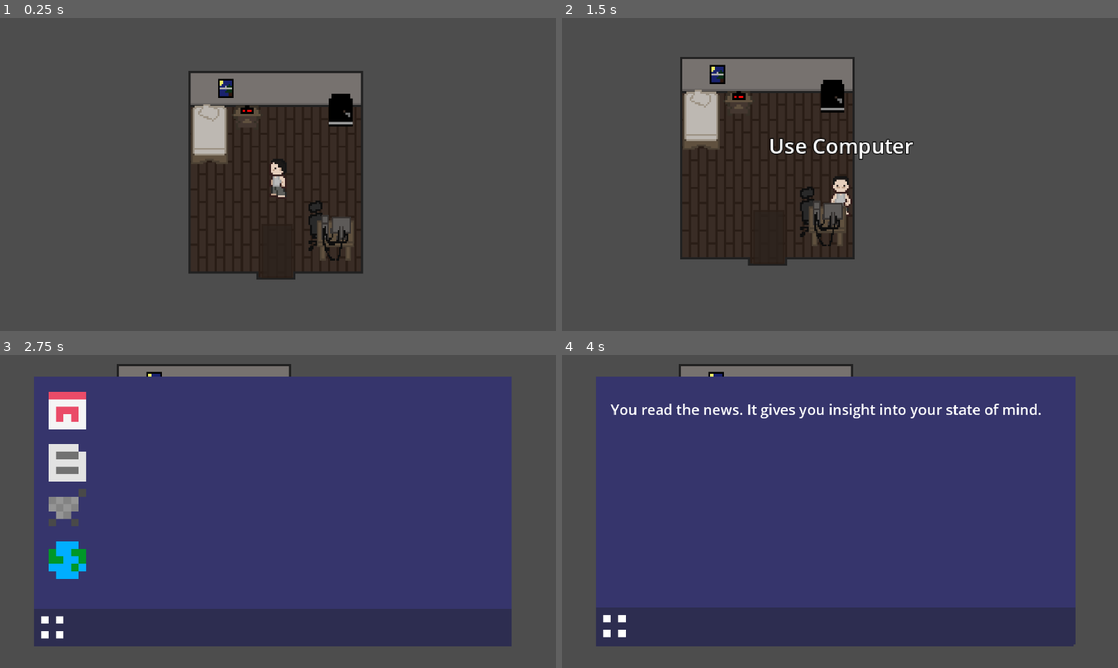
Above: before the commit, frames 1-4 (two rows, left to right).
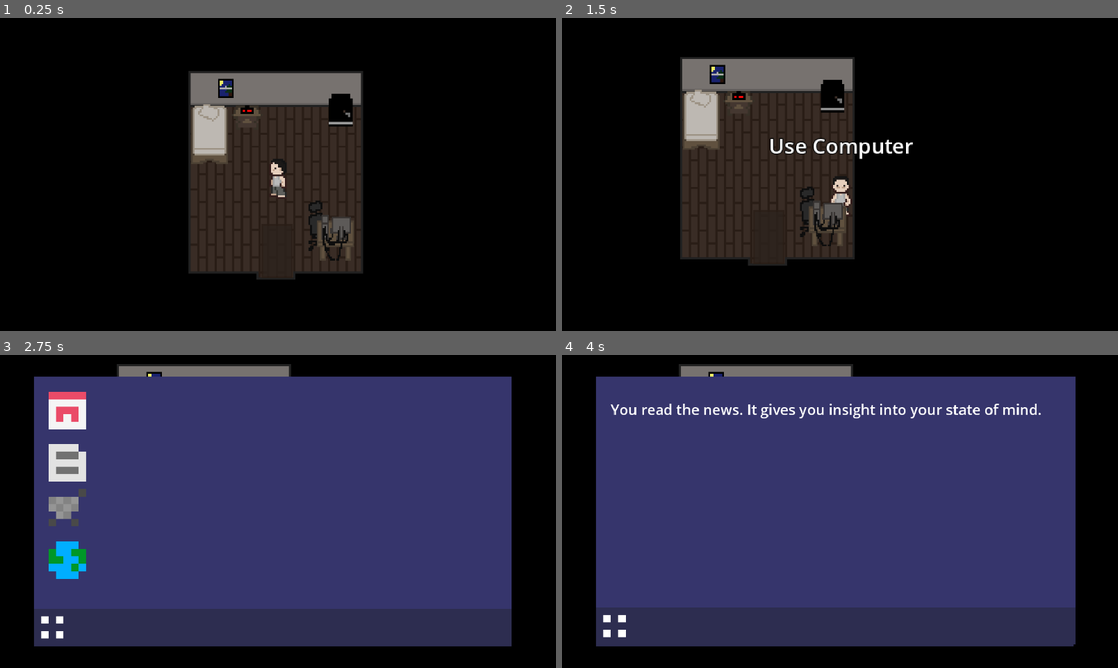
Above: after the commit, the same moments.

Repository: M00N2/gamejamtest
Game: Godot game, scene res://world.tscn
Same seed, same stepped clock (60 frames per second), same inputs: the game is played once before the commit and once after it.
Inputs (mouse positions are in pixels of both pictures, inside the frame that each line leads up to):
- Up to frame 1 (0.25 s): no input
- Up to frame 2 (1.5 s): tap Enter at 0.5 s; hold D (move_right) 0.53-1.28 s; hold E (interact) 0.53-1.28 s; hold S (move_down) from 1.28 s (still down); tap E (interact) at 1.35 s
- Up to frame 3 (2.75 s): release S (move_down) at 2.03 s; hold D (move_right) from 2.03 s (still down); hold E (interact) from 2.03 s (still down)
- Up to frame 4 (4 s): release D (move_right) at 2.75 s; release E (interact) at 2.75 s; click (634, 511) at 2.75 s; click (628, 555) at 3.5 s

The runs differ from the first frame. In frame 1, 80% of the frame differs, in the area x 0-100%, y 0-100%; in frame 2, 79%; in frame 3, 25%; in frame 4, 24%.

Commit message:
Added background music to the game

Diff:
--- /dev/null
+++ b/assets/music_and_sounds/music_manager.gd
@@ -0,0 +1,40 @@
+extends Node
+
+var music_player: AudioStreamPlayer
+
+func _ready():
+	# Create a global music player
+	music_player = AudioStreamPlayer.new()
+	add_child(music_player)
+
+	# Load your background music
+	var music = load("res://assets/music_and_sounds/background_music.mp3")  # Adjust path
+	music_player.stream = music
+
+	# Set it to loop and adjust volume
+	music_player.autoplay = true
+	#music_player.volume_db = 30  # Quieter so it doesn't overpower dialogue
+
+	# Start playing
+	music_player.play()
+
+func set_music_volume(volume_db: float):
+	music_player.volume_db = volume_db
+
+func stop_music():
+	music_player.stop()
+
+func play_music():
+	music_player.play()
+
+func fade_out_music(duration: float = 2.0):
+	var tween = create_tween()
+	tween.tween_property(music_player, "volume_db", -80, duration)
+	await tween.finished
+	music_player.stop()
+
+func fade_in_music(duration: float = 2.0):
+	music_player.volume_db = -80
+	music_player.play()
+	var tween = create_tween()
+	tween.tween_property(music_player, "volume_db", -15, duration)
--- a/assets/player/player.gd
+++ b/assets/player/player.gd
@@ -7,6 +7,7 @@
 @onready var animation_tree: AnimationTree = $AnimationTree # ready to play animations when cond. met
 
 func _physics_process(_delta: float) -> void:
+
 
 	# Check if movement is disabled during dialogue
 	var textbox = get_tree().get_first_node_in_group("textbox")
--- a/project.godot
+++ b/project.godot
@@ -18,6 +18,7 @@
 [autoload]
 
 Stats="*res://stats.gd"
+MusicManager="*res://assets/music_and_sounds/music_manager.gd"
 
 [display]
 
--- a/world.tscn
+++ b/world.tscn
@@ -18,6 +18,7 @@
 [ext_resource type="Texture2D" uid="uid://dhk86g6c4h80c" path="res://assets/desktop/work.png" id="14_26xuy"]
 [ext_resource type="Texture2D" uid="uid://271u5v0n7a6p" path="res://assets/desktop/shopping.png" id="15_bc84e"]
 [ext_resource type="PackedScene" uid="uid://bmqxkxj46ot2d" path="res://assets/interactions_components/door_interaction/door.tscn" id="18_ikiii"]
+[ext_resource type="AudioStream" uid="uid://bpah607xrehuh" path="res://assets/music_and_sounds/backround_music.mp3" id="19_cbp6q"]
 
 [sub_resource type="RectangleShape2D" id="RectangleShape2D_ikiii"]
 
@@ -44,7 +45,6 @@
 position = Vector2(320.5, 176.5)
 
 [node name="Parallax2D" type="Parallax2D" parent="."]
-visible = false
 repeat_size = Vector2(320, 192)
 
 [node name="Backround" type="TextureRect" parent="Parallax2D"]
@@ -219,3 +219,7 @@
 [node name="Choice2" type="Button" parent="Textbox/ChoiceContainer/VBoxContainer"]
 layout_mode = 2
 text = "Choice2"
+
+[node name="AudioStreamPlayer" type="AudioStreamPlayer" parent="."]
+stream = ExtResource("19_cbp6q")
+autoplay = true
Not shown, added: assets/music_and_sounds/backround_music.mp3.import
Not shown, added: assets/music_and_sounds/music_manager.gd.uid
Not shown: 1 places in world.tscn that only renumber resources
Not shown, added: assets/music_and_sounds/backround_music.mp3
